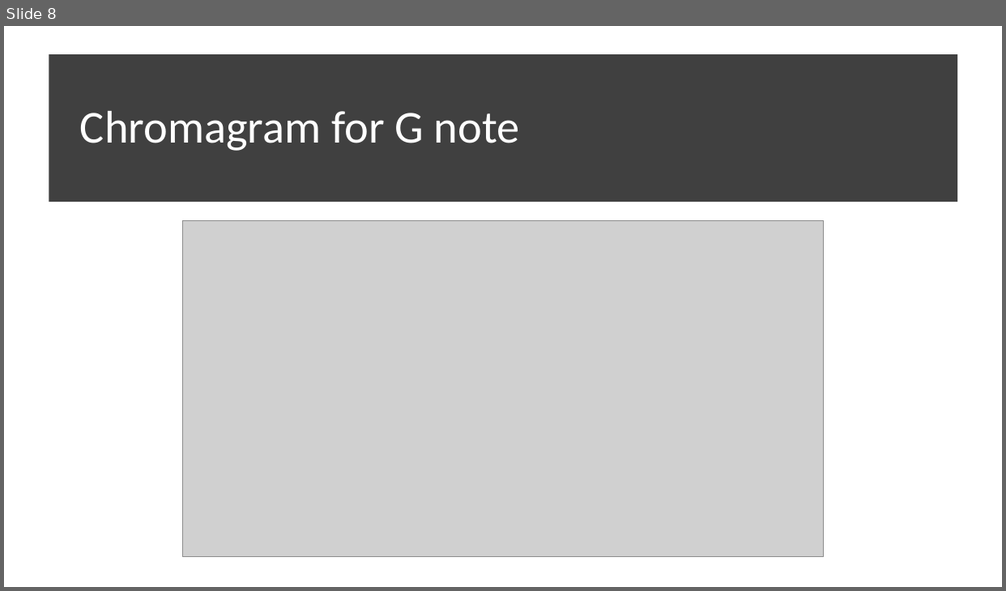
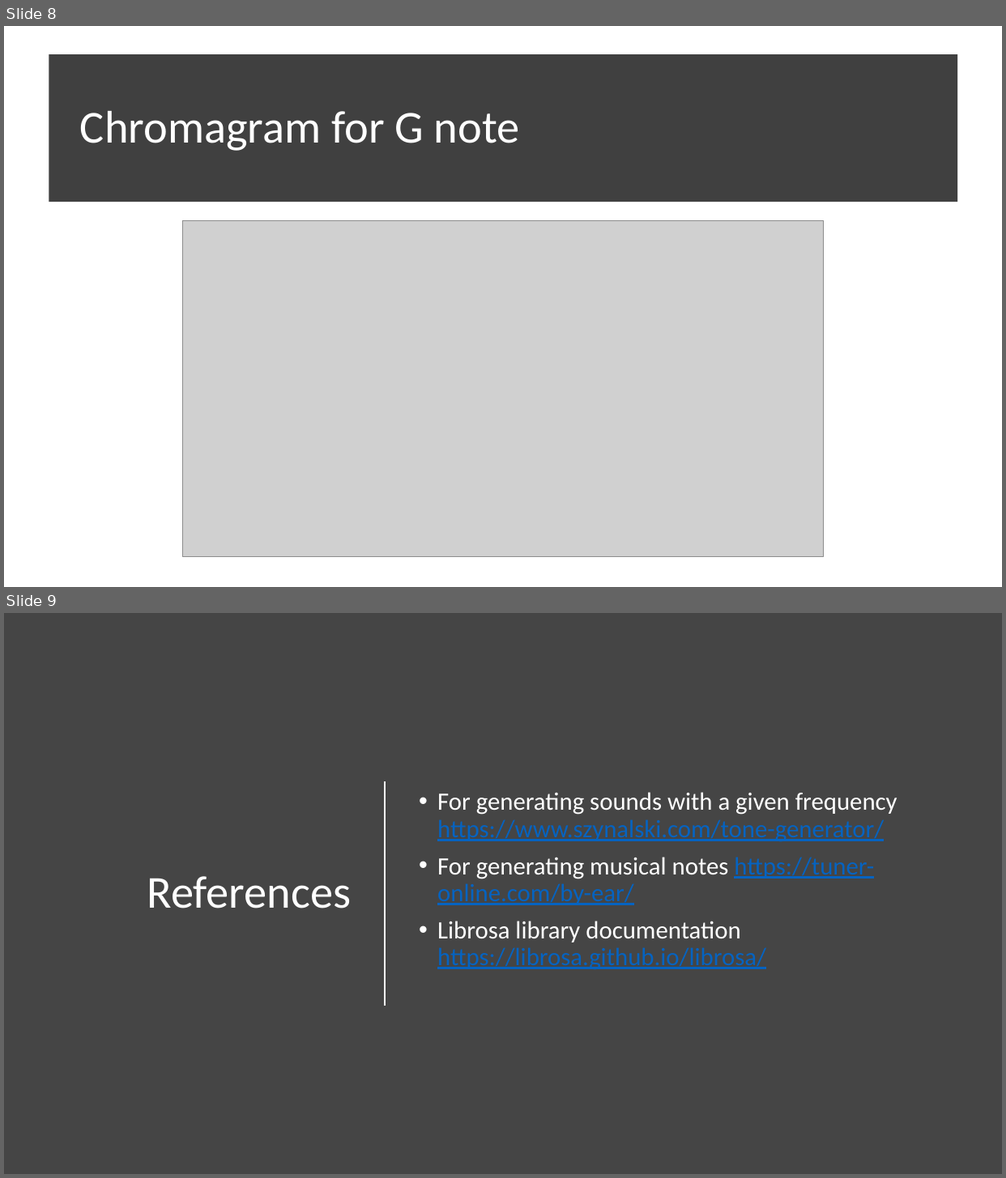
Before and after one commit to ValentinCerneanu/Musical-Notes-Recognition, a slide deck: Musical Notes Recognition.pptx. Shown one above the other, each under a label of ours: slide 8 before the commit, slides 8 and 9 after it. The pictures are 1006x591 and 1006x1178 pixels, drawn with LibreOffice and Linux fonts; fonts in the diff are those of the drawing; grey boxes stand for pictures. Boxes give left, top, right and bottom in pixels: in the first picture for what was removed or moved away, otherwise in the second. Text is boxed around its words. In the diff, an @@ line names an element or a change of style, - is before the commit and + after.

```diff
--- a/Musical Notes Recognition.pptx
+++ b/Musical Notes Recognition.pptx
@@ slide 9 added at [4, 613, 1002, 1174], background #454545 @@
@@ line added from (385, 781) to (385, 1006), #FFFFFF 1.25 pt @@
@@ text added at [437, 792, 897, 969], 24 pt, text #0563C1, underline @@
+• For generating sounds with a given frequency https://www.szynalski.com/tone-generator/
+• For generating musical notes https://tuner-online.com/by-ear/
+• Librosa library documentation https://librosa.github.io/librosa/
@@ title added at [147, 876, 351, 909], 44 pt, text #FFFFFF @@
+References
```
Also in this commit, not shown: 1 other slide added, 1 other file.
